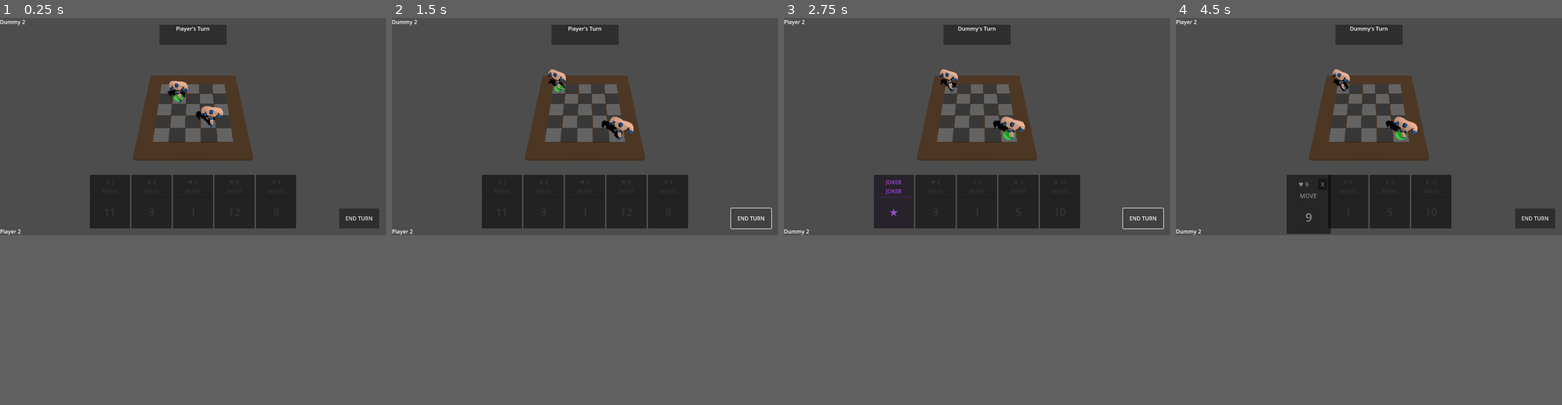
Above: before the commit, frames 1-4 (left to right).
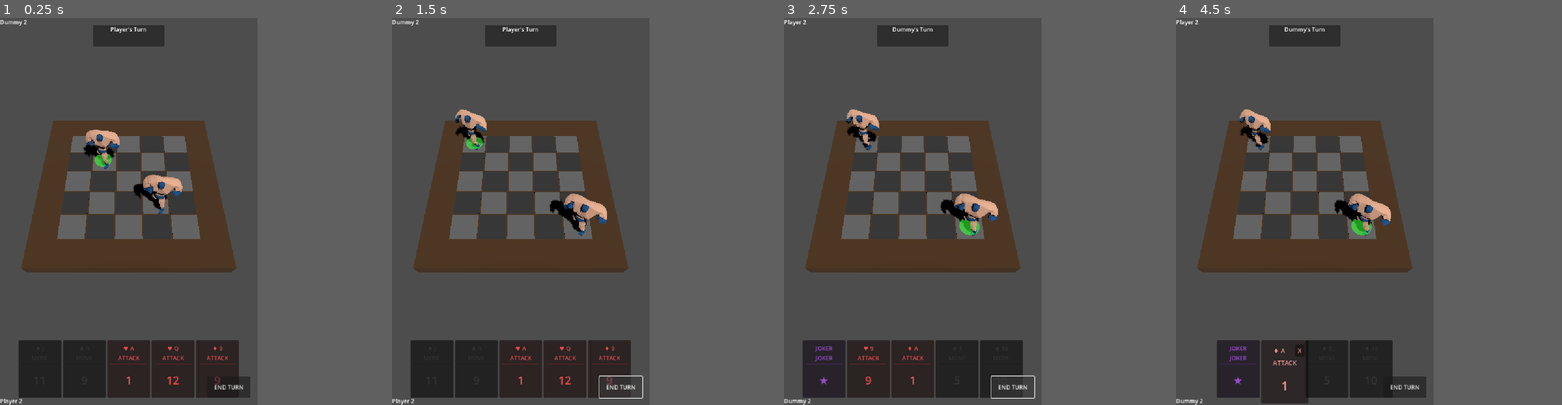
Above: after the commit, the same moments.

Repository: FredBros/king-of-the-apero
Game: Godot game, scene res://scenes/Arena.tscn
Two runs of this game, one before a commit and one after it. Both use one fixed random seed, a clock stepped at 60 frames per second and the inputs below.
Inputs (mouse positions are in pixels of both pictures, inside the frame that each line leads up to):
- Up to frame 1 (0.25 s): no input
- Up to frame 2 (1.5 s): click "END TURN" at 0.5 s; click "END TURN" at 1.25 s
- Up to frame 3 (2.75 s): click "END TURN" at 2 s
- Up to frame 4 (4.5 s): move the mouse to (1284, 199) at 2.77 s; click (1284, 199) at 2.92 s; click "X" at 3.5 s; move the mouse to (1307, 199) at 4.27 s; click (1307, 199) at 4.42 s
In our replay, the window is 799x449 before the commit and 533x800 after it. These sizes can differ from the game's own. Grey fills any space a smaller window leaves; there, only what the larger window draws over its background counts as a difference.

The runs differ from the first frame. In frame 1, 28% of the frame differs, in the area x 0-99%, y 0-100%; in frame 2, 27%; in frame 3, 28%; in frame 4, 26%.

Commit message:
Fix card pattern logic: Invert Orthogonal and Diagonal mappings
- Update DeckManager to match the correct gameplay rules:
  - Spades (♠) & Hearts (♥) now trigger DIAGONAL patterns.
  - Clubs (♣) & Diamonds (♦) now trigger ORTHOGONAL patterns.

Diff:
--- a/project.godot
+++ b/project.godot
@@ -15,6 +15,14 @@
 config/features=PackedStringArray("4.5", "GL Compatibility")
 config/icon="res://icon.svg"
 
+[display]
+
+window/size/viewport_width=720
+window/size/viewport_height=1080
+window/stretch/mode="canvas_items"
+window/stretch/aspect="expand"
+window/handheld/orientation=1
+
 [rendering]
 
 renderer/rendering_method="gl_compatibility"
--- a/scripts/CardData.gd
+++ b/scripts/CardData.gd
@@ -18,6 +18,7 @@
 @export var value: int = 1
 @export var title: String = "Card"
 @export var suit: String = ""
+@export var symbol: String = ""
 @export var rank_label: String = ""
 @export var description: String = ""
 @export var icon: Texture2D
--- a/scripts/DeckManager.gd
+++ b/scripts/DeckManager.gd
@@ -31,13 +31,19 @@
 	discard_pile.append(card)
 
 func _create_standard_deck() -> void:
-	var suits = ["♠", "♣", "♥", "♦"]
+	var suits = ["Spades", "Clubs", "Hearts", "Diamonds"]
 
 	for suit in suits:
 		for rank in range(1, 14):
 			var card = CardData.new()
 			card.value = rank
 			card.suit = suit
+
+			match suit:
+				"Spades": card.symbol = "♠"
+				"Clubs": card.symbol = "♣"
+				"Hearts": card.symbol = "♥"
+				"Diamonds": card.symbol = "♦"
 
 			# Set Rank Label
 			if rank == 1: card.rank_label = "A"
@@ -46,19 +52,19 @@
 			elif rank == 13: card.rank_label = "K"
 			else: card.rank_label = str(rank)
 
-			card.title = suit + " " + card.rank_label
+			card.title = card.symbol + " " + card.rank_label
 
 			match suit:
-				"♠": # Pique (Noir) -> Move Diagonal
+				"Spades": # Pique (Noir) -> Move Diagonal
 					card.type = CardData.CardType.MOVE
 					card.pattern = CardData.MovePattern.DIAGONAL
-				"♣": # Trefle (Noir) -> Move Orthogonal
+				"Clubs": # Trefle (Noir) -> Move Orthogonal
 					card.type = CardData.CardType.MOVE
 					card.pattern = CardData.MovePattern.ORTHOGONAL
-				"♥": # Coeur (Rouge) -> Attack Diagonal
+				"Hearts": # Coeur (Rouge) -> Attack Diagonal
 					card.type = CardData.CardType.ATTACK
 					card.pattern = CardData.MovePattern.DIAGONAL
-				"♦": # Carreau (Rouge) -> Attack Orthogonal
+				"Diamonds": # Carreau (Rouge) -> Attack Orthogonal
 					card.type = CardData.CardType.ATTACK
 					card.pattern = CardData.MovePattern.ORTHOGONAL
 
@@ -72,6 +78,7 @@
 		card.value = 1
 		card.title = "JOKER"
 		card.suit = "Joker"
+		card.symbol = "Joker"
 		draw_pile.append(card)
 
 func _create_card(type: CardData.CardType, value: int, title: String) -> CardData:
